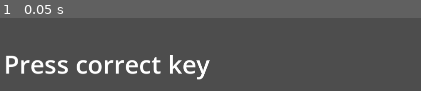
Above: before the commit, frame 1.
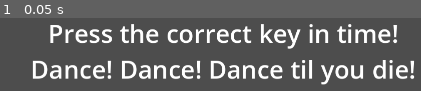
Above: after the commit, the same moment.

Repository: mntjams/game-jam-25-2
Game: Godot game, scene res://scenes/quicktime_event_minigame.tscn
Two runs of this game, one before a commit and one after it. Both use one fixed random seed, a clock stepped at 60 frames per second and the inputs below. This scene is started directly instead of the project's main scene. Sound files missing from this copy of the repository are replaced by a short silence.
Inputs:
- Up to frame 1 (0.05 s): no input

The runs differ from the first frame. In frame 1, 20% of the frame differs, in the area x 1-99%, y 8-92%.

Commit message:
Fix text in dance game

Diff:
--- a/scenes/quicktime_event_minigame.tscn
+++ b/scenes/quicktime_event_minigame.tscn
@@ -18,7 +18,14 @@
 [node name="LabelControl" type="CanvasLayer" parent="."]
 
 [node name="TutorialLabel" parent="LabelControl" instance=ExtResource("2_i4n8f")]
-text = "Press correct key"
+offset_left = 510.0
+offset_top = 741.0
+offset_right = 1435.0
+offset_bottom = 910.0
+text = "Press the correct key in time!
+Dance! Dance! Dance til you die!"
+horizontal_alignment = 1
+vertical_alignment = 2
 
 [node name="Label" type="Label" parent="LabelControl"]
 visible = false
